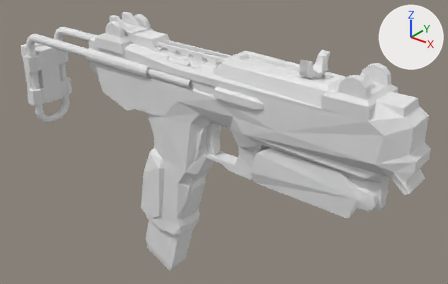
The Blender file qcde etqw mg.blend, before and after one commit.
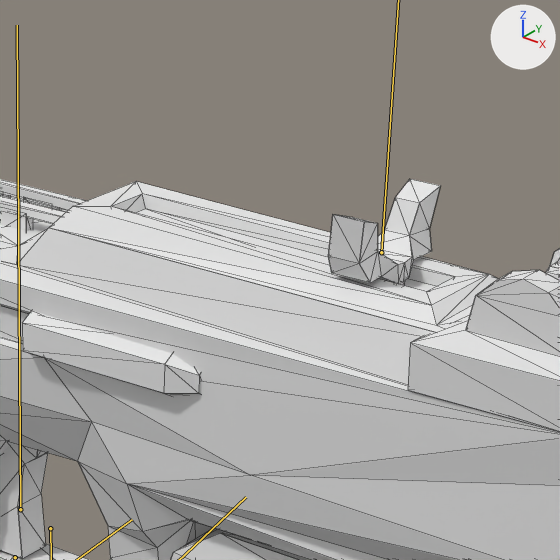
Old and new are each drawn whole from a camera (50 mm lens) standing at (26.45, -20.22, 4.78) and looking at (12.75, -3.1, -5.83) and again close up on the part from 46% to 81% of the width and 0% to 55% of the height. Arrows for +X, +Y and +Z are at upper right; the lights stay in place. The bones that bend it are drawn over the model as lines in the close-ups. The close-ups show mesh edges as thin lines.

Objects in the first close-up: 'machine_pistol'.
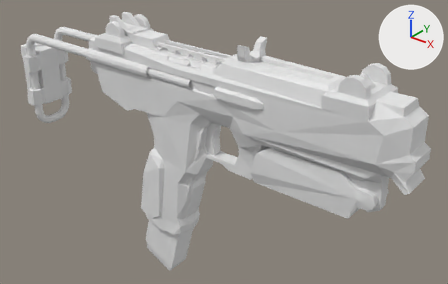
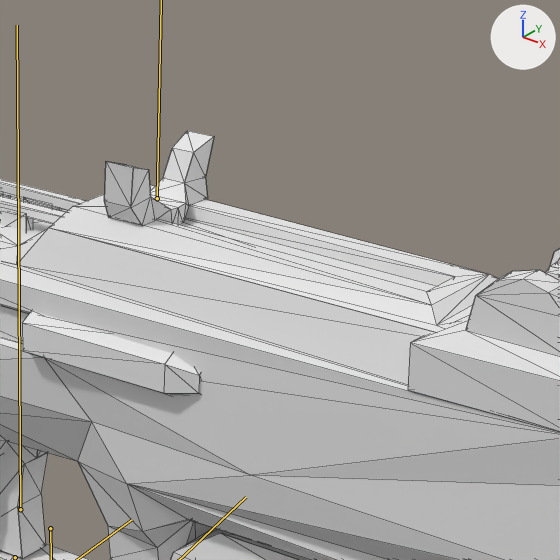
The newer file adds an action. The first version stands in its rest pose; the second is drawn at frame 1 of the action 'view_MD5_ArmatureAction'.

Changed parts and their boxes (x1, y1, x2, y2) in the close-ups (560 x 560 px):
'machine_pistol', posed: before (0, 179, 560, 560); after (0, 131, 560, 560)

What the commit changed:
Bone 'charge_joint' (bone_charge_joint) moves from (0.0, 0.0, 0.0) to (-2.38, 0.0, 0.0).
